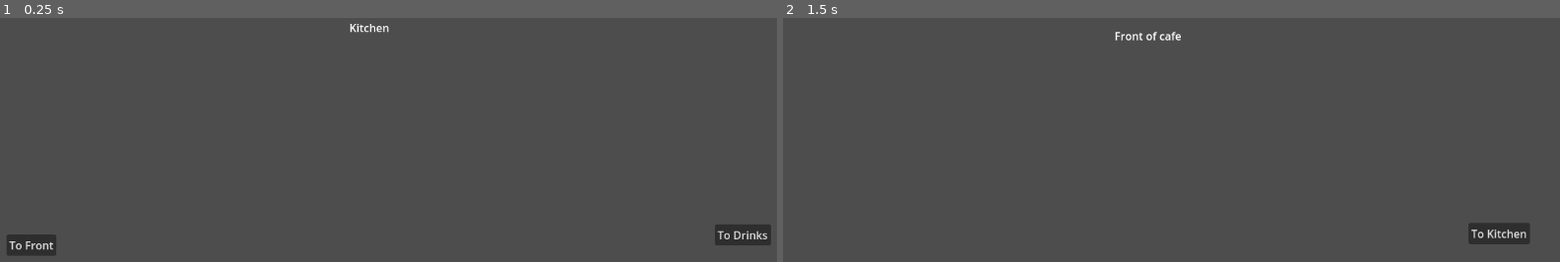
Above: before the commit, frames 1-2 (left to right).
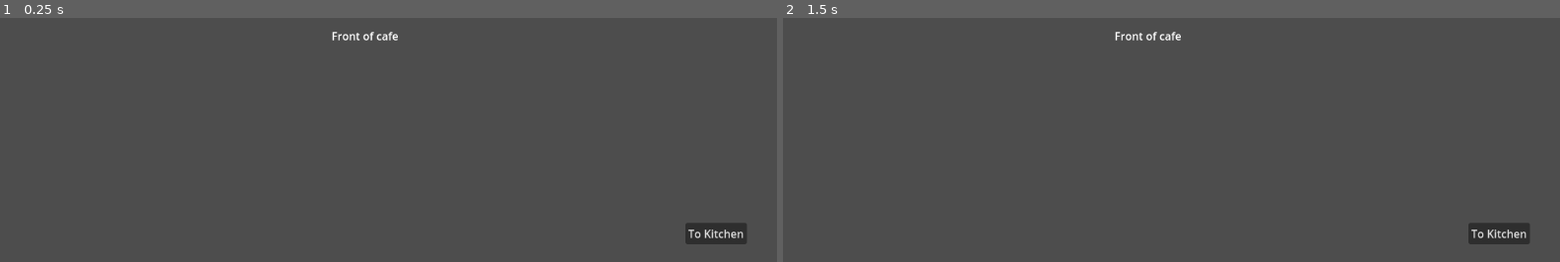
Above: after the commit, the same moments.

Repository: ARLJohnston/GMTK-2025
Game: Godot game, scene res://front.tscn
Two runs of this game, one before a commit and one after it. Both use one fixed random seed, a clock stepped at 60 frames per second and the inputs below. Before the commit the project starts from res://kitchen.tscn.
Inputs (mouse positions are in pixels of both pictures, inside the frame that each line leads up to):
- Up to frame 1 (0.25 s): no input
- Up to frame 2 (1.5 s): click (814, 244) at 0.5 s, where only the run before the commit has a clickable "To Front"; tap Enter at 1.25 s

The runs differ from the first frame. In frame 1, 1.4% of the frame differs, in the area x 0-100%, y 2-98%; in frame 2, nothing differs.

Commit message:
feat(coffee-maker):initial working poc

Diff:
--- /dev/null
+++ b/coffee_ingredient.gd
@@ -0,0 +1,29 @@
+class_name CoffeeIngredient extends Node
+
+enum Ingredient {
+	MILK,
+	COFFEE,
+	MILK_FOAM,
+	CHOCOLATE
+}
+
+var percentage: float
+var ingredient: Ingredient
+
+func _init(p_ingredient: Ingredient, p_percentage: float = 0.0,):
+	percentage = p_percentage
+	ingredient = p_ingredient
+
+# Optional: A helper function to get the ingredient name as a string
+func get_ingredient_name() -> String:
+	match ingredient:
+		Ingredient.MILK: return "Milk"
+		Ingredient.COFFEE: return "Coffee"
+		Ingredient.MILK_FOAM: return "Foam"
+		Ingredient.CHOCOLATE: return "Chocolate"
+	push_error("Ingredient does not exist!")
+	return "None"
+
+
+func get_info() -> String:
+	return "%s: %.1f%%" % [get_ingredient_name(), percentage]
--- /dev/null
+++ b/coffee_maker_minigame.gd
@@ -0,0 +1,122 @@
+extends Node
+
+
+var layers : Array[CoffeeIngredient]
+var last_ingredient : CoffeeIngredient.Ingredient
+var first_ingredient : CoffeeIngredient.Ingredient
+var is_flowing : bool
+var current_ingredient : CoffeeIngredient.Ingredient
+var first_run : bool = true
+
+@onready var current_bar: ProgressBar = $FirstProgressBar
+
+
+
+func _process(delta: float) -> void:
+
+	if (is_flowing):
+		add_ingredient(delta, current_ingredient)
+
+	if (self.layers.size() > 0 and is_flowing):
+		current_bar.value = layers[-1].percentage
+		match current_ingredient:
+			CoffeeIngredient.Ingredient.COFFEE:
+				current_bar.modulate = Color.SADDLE_BROWN
+			CoffeeIngredient.Ingredient.MILK:
+				current_bar.modulate = Color.MINT_CREAM
+			CoffeeIngredient.Ingredient.MILK_FOAM:
+				current_bar.modulate = Color.ANTIQUE_WHITE
+			CoffeeIngredient.Ingredient.CHOCOLATE:
+				current_bar.modulate = Color.BROWN
+
+
+func generate_new_bar():
+	if (first_run):
+		first_run = false
+		return
+
+	var new_bar = ProgressBar.new()
+	new_bar.size = current_bar.size
+	new_bar.rotation = -PI / 2
+	new_bar.show_percentage = false
+	var transparent_bg_style = StyleBoxFlat.new()
+	transparent_bg_style.bg_color = Color(0, 0, 0, 0)
+	transparent_bg_style.set_corner_radius_all(5)
+
+	new_bar.add_theme_stylebox_override("background", transparent_bg_style)
+
+	var percentage = layers[-1].percentage  / 100
+	var fractional_size = percentage * current_bar.size.y
+
+
+
+	const MARGIN = 4
+
+	new_bar.position = current_bar.position - Vector2(0, fractional_size * 2 + MARGIN)
+
+	current_bar.get_parent().add_child(new_bar)
+
+	current_bar = new_bar
+
+func add_first_ingredient(ingredient : CoffeeIngredient.Ingredient):
+	if (first_ingredient == null):
+		first_ingredient = ingredient
+
+
+func add_ingredient(delta: float , ingredient : CoffeeIngredient.Ingredient) -> void:
+	const FLOW_RATE = 20
+
+	if (last_ingredient == ingredient and layers.size() > 0):
+		#print(delta * FLOW_RATE)
+		layers[-1].percentage += delta * FLOW_RATE
+	else:
+		layers.append(CoffeeIngredient.new(0, ingredient))
+
+
+	last_ingredient = ingredient
+
+
+
+func ingredient_changed(new_ingredient : CoffeeIngredient.Ingredient):
+	if (current_ingredient != new_ingredient):
+		generate_new_bar()
+		current_ingredient = new_ingredient
+
+func _on_coffee_button_button_down() -> void:
+	add_first_ingredient(CoffeeIngredient.Ingredient.COFFEE)
+	ingredient_changed(CoffeeIngredient.Ingredient.COFFEE)
+	is_flowing = true
+
+
+func _on_chocolate_button_button_down() -> void:
+	add_first_ingredient(CoffeeIngredient.Ingredient.CHOCOLATE)
+	ingredient_changed(CoffeeIngredient.Ingredient.CHOCOLATE)
+	is_flowing = true
+
+
+func _on_foam_button_button_down() -> void:
+	add_first_ingredient(CoffeeIngredient.Ingredient.MILK_FOAM)
+	ingredient_changed(CoffeeIngredient.Ingredient.MILK_FOAM)
+	is_flowing = true
+
+
+func _on_milk_button_button_down() -> void:
+	add_first_ingredient(CoffeeIngredient.Ingredient.MILK)
+	ingredient_changed(CoffeeIngredient.Ingredient.MILK)
+	is_flowing = true
+
+
+func _on_coffee_button_button_up() -> void:
+	is_flowing = false
+
+
+func _on_chocolate_button_button_up() -> void:
+	is_flowing = false
+
+
+func _on_foam_button_button_up() -> void:
+	is_flowing = false
+
+
+func _on_milk_button_button_up() -> void:
+	is_flowing = false
--- /dev/null
+++ b/coffee_maker_minigame.tscn
@@ -0,0 +1,57 @@
+[gd_scene load_steps=4 format=3 uid="uid://c5l5txt2cvfa3"]
+
+[ext_resource type="Script" path="res://coffee_maker_minigame.gd" id="1_gfu5i"]
+
+[sub_resource type="CanvasItemMaterial" id="CanvasItemMaterial_ousa6"]
+
+[sub_resource type="StyleBoxEmpty" id="StyleBoxEmpty_2642i"]
+
+[node name="CoffeeMakerMinigame" type="Node2D"]
+script = ExtResource("1_gfu5i")
+
+[node name="CoffeeButton" type="Button" parent="."]
+offset_left = 539.0
+offset_top = 71.0
+offset_right = 898.0
+offset_bottom = 228.0
+text = "Coffee"
+
+[node name="ChocolateButton" type="Button" parent="."]
+offset_left = 117.0
+offset_top = 242.0
+offset_right = 484.0
+offset_bottom = 410.0
+text = "Chocolate"
+
+[node name="FoamButton" type="Button" parent="."]
+offset_left = 535.0
+offset_top = 435.0
+offset_right = 902.0
+offset_bottom = 603.0
+text = "Foam"
+
+[node name="MilkButton" type="Button" parent="."]
+offset_left = 534.0
+offset_top = 246.0
+offset_right = 901.0
+offset_bottom = 414.0
+text = "Milk"
+
+[node name="FirstProgressBar" type="ProgressBar" parent="."]
+material = SubResource("CanvasItemMaterial_ousa6")
+offset_left = 251.0
+offset_top = 627.0
+offset_right = 430.0
+offset_bottom = 716.0
+rotation = -1.5708
+theme_override_styles/background = SubResource("StyleBoxEmpty_2642i")
+show_percentage = false
+
+[connection signal="button_down" from="CoffeeButton" to="." method="_on_coffee_button_button_down"]
+[connection signal="button_up" from="CoffeeButton" to="." method="_on_coffee_button_button_up"]
+[connection signal="button_down" from="ChocolateButton" to="." method="_on_chocolate_button_button_down"]
+[connection signal="button_up" from="ChocolateButton" to="." method="_on_chocolate_button_button_up"]
+[connection signal="button_down" from="FoamButton" to="." method="_on_foam_button_button_down"]
+[connection signal="button_up" from="FoamButton" to="." method="_on_foam_button_button_up"]
+[connection signal="button_down" from="MilkButton" to="." method="_on_milk_button_button_down"]
+[connection signal="button_up" from="MilkButton" to="." method="_on_milk_button_button_up"]
--- a/project.godot
+++ b/project.godot
@@ -11,8 +11,8 @@
 [application]
 
 config/name="GMTK-2025"
-run/main_scene="uid://bxd4c8c0ewoii"
-config/features=PackedStringArray("4.4", "GL Compatibility")
+run/main_scene="res://front.tscn"
+config/features=PackedStringArray("4.3", "GL Compatibility")
 config/icon="res://icon.svg"
 
 [autoload]
Not shown: 1 places in drinks.tscn that only renumber resources
Not shown: 1 places in front.tscn that only renumber resources
